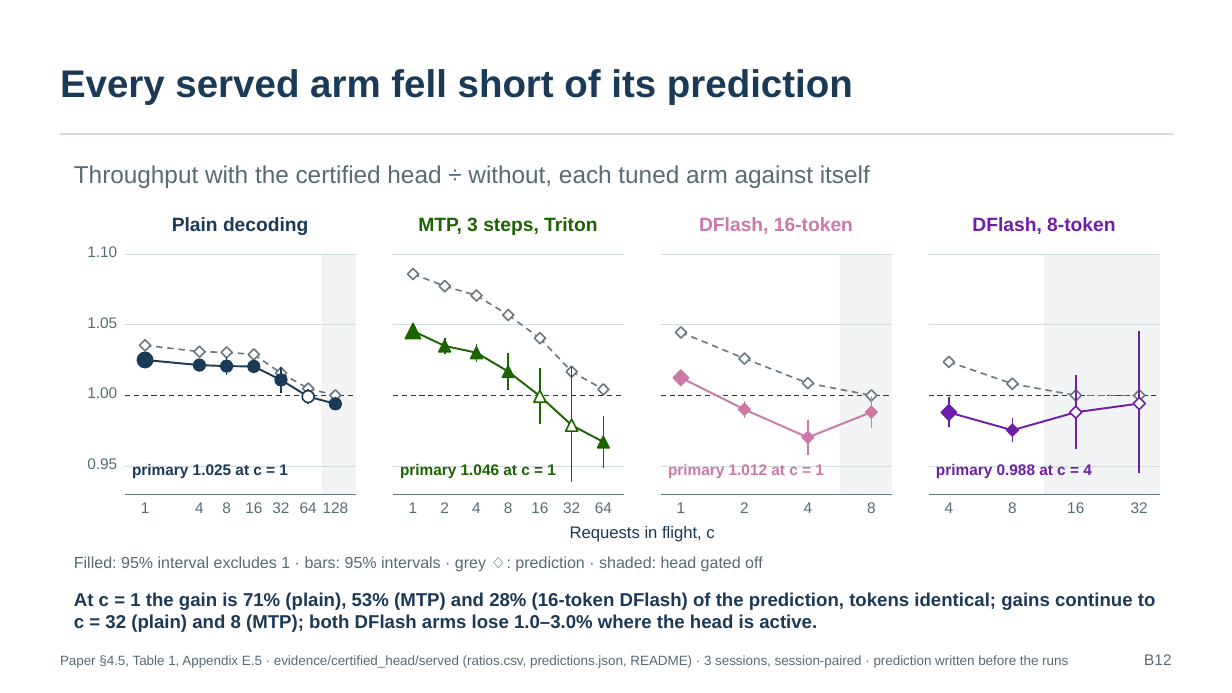
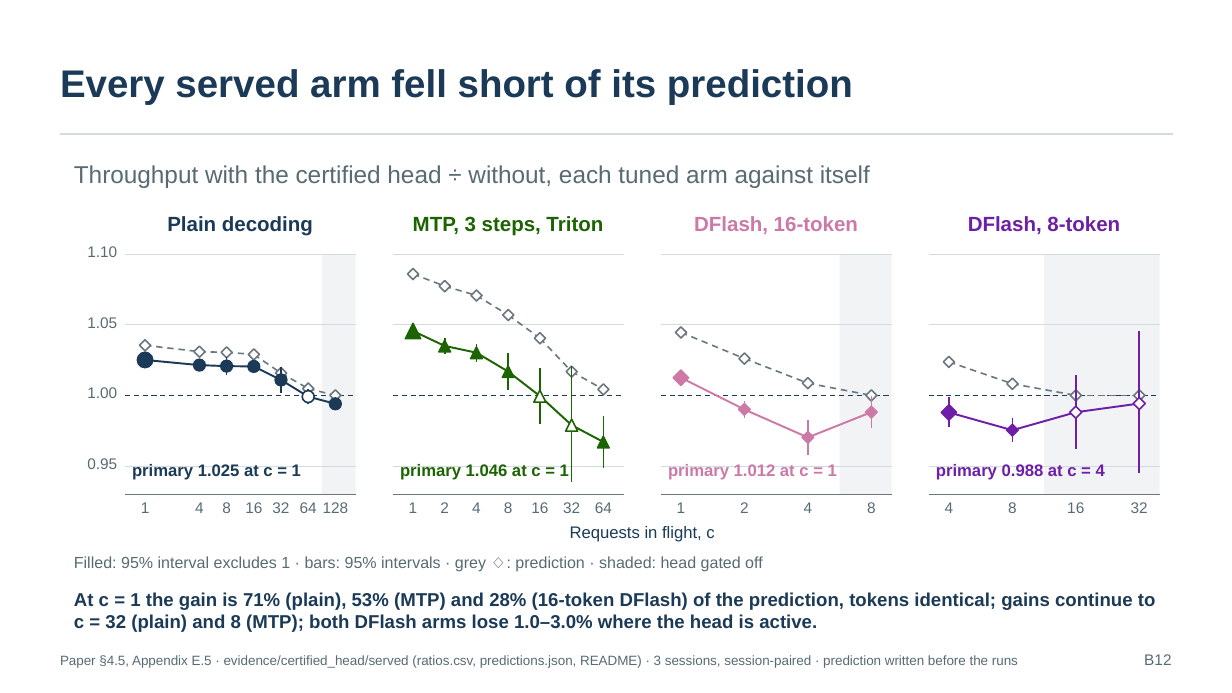
Before and after one commit to SamMausberg/verified-progress, a slide deck: slide 29 of presentation/verifier_paper_talk.pptx (slide 28 before the commit). Drawn at 1232x693 pixels with LibreOffice and Linux fonts; fonts in the diff are those of the drawing. Boxes give left, top, right and bottom in pixels: in the first picture for what was removed or moved away, otherwise in the second. Text is boxed around its words. In the diff, an @@ line names an element or a change of style, - is before the commit and + after.

```diff
--- a/presentation/verifier_paper_talk.pptx
+++ b/presentation/verifier_paper_talk.pptx
@@ size 15 to 16 pt in 4 elements at [167, 216, 313, 236], [413, 216, 603, 236], [694, 216, 858, 234], [968, 216, 1120, 234] @@
@@ size 12 to 13 pt in 4 elements at [132, 464, 301, 480], [400, 464, 569, 480], [668, 464, 837, 480], [936, 464, 1105, 480] @@
@@ text at [60, 655, 1018, 668]: text changed @@
-Paper §4.5, Table 1, Appendix E.5 · evidence/certified_head/served (ratios.csv, predictions.json, README) · 3 sessions, session-paired · prediction written before the runs
+Paper §4.5, Appendix E.5 · evidence/certified_head/served (ratios.csv, predictions.json, README) · 3 sessions, session-paired · prediction written before the runs
```
Also in this commit, not shown: 27 other slides changed, 2 slides added, 2 slides removed, 3 other files.
